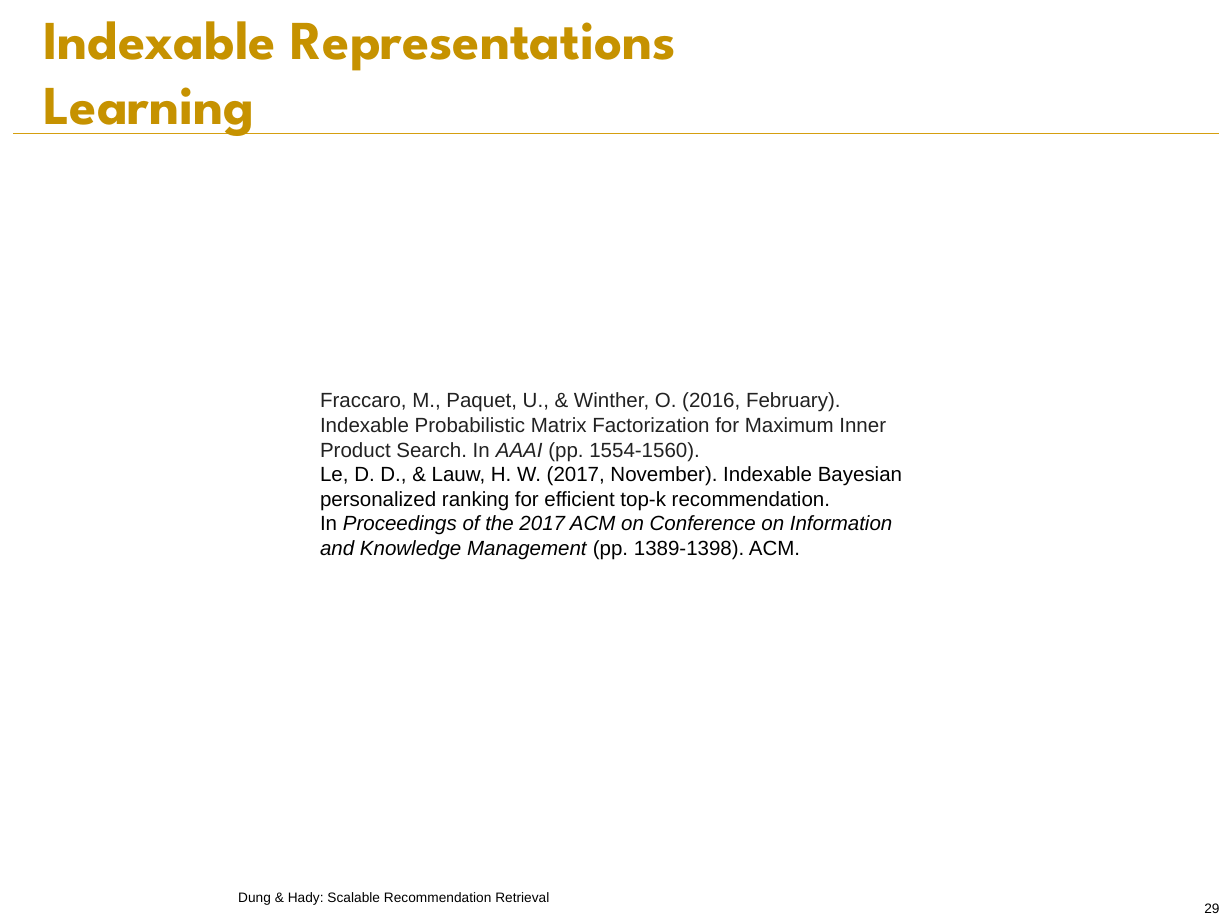
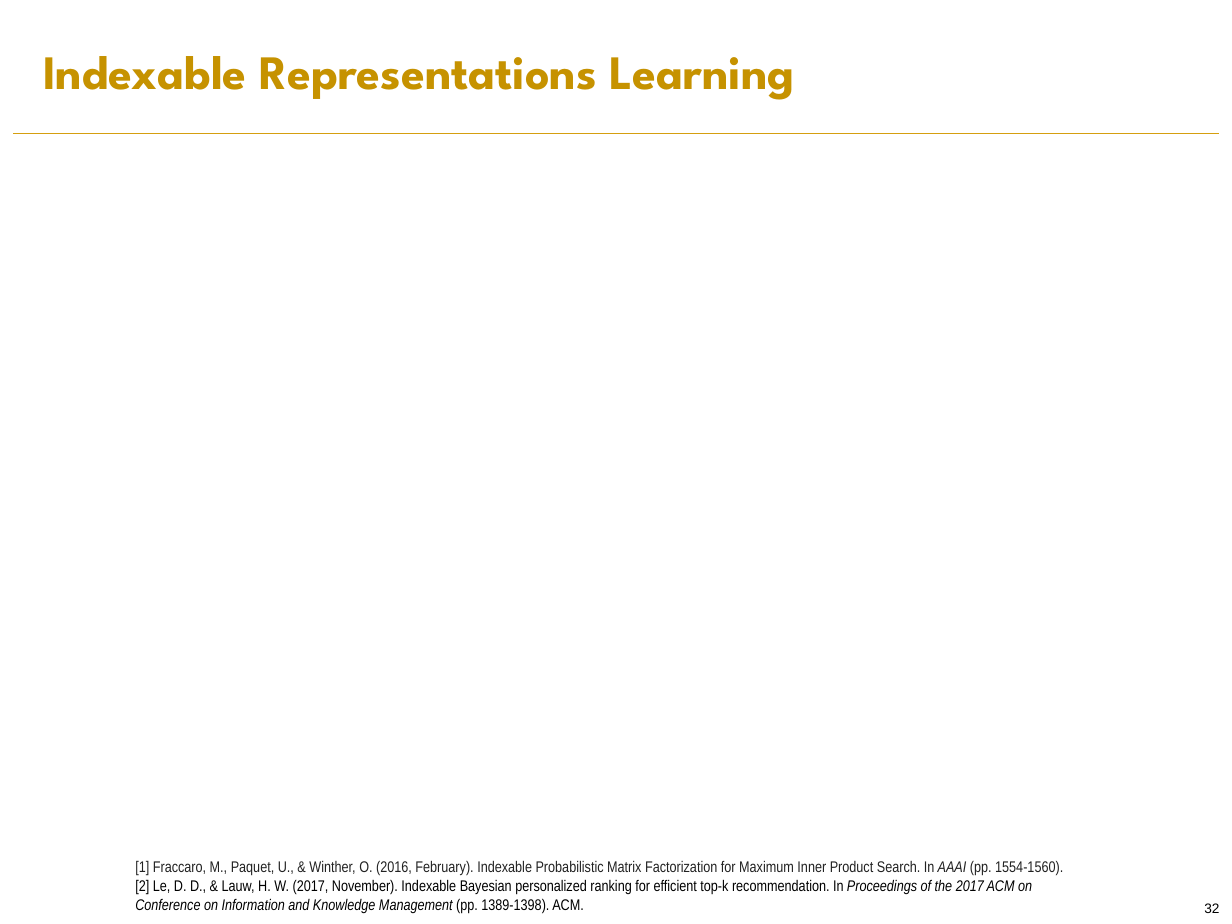
Before and after one commit to PreferredAI/recommendation-retrieval, a slide deck: slide 32 of slides/aaai19-tutorial.pptx (slide 29 before the commit). Drawn at 1232x924 pixels with LibreOffice and Linux fonts; fonts in the diff are those of the drawing; background and template pictures are left out. Boxes give left, top, right and bottom in pixels: in the first picture for what was removed or moved away, otherwise in the second. Text is boxed around its words. In the diff, an @@ line names an element or a change of style, - is before the commit and + after.

```diff
--- a/slides/aaai19-tutorial.pptx
+++ b/slides/aaai19-tutorial.pptx
@@ text "Indexable Representations Learning": place and size @@
-text "Indexable Representations Learning" at [43, 21, 676, 136]
+text "Indexable Representations Learning" at [43, 56, 794, 100]
@@ text "Indexable Representations Learning" at [43, 56, 794, 100]: size 32 to 28 pt @@
@@ text at [135, 860, 1063, 913]: text changed; size 12 to 9 pt; font Arial to Arial Narrow @@
-Fraccaro, M., Paquet, U., & Winther, O. (2016, February). Indexable Probabilistic Matrix Factorization for Maximum Inner Product Search. In AAAI (pp. 1554-1560).
-Le, D. D., & Lauw, H. W. (2017, November). Indexable Bayesian personalized ranking for efficient top-k recommendation. In Proceedings of the 2017 ACM on Conference on Information and Knowledge Management (pp. 1389-1398). ACM.
+[1] Fraccaro, M., Paquet, U., & Winther, O. (2016, February). Indexable Probabilistic Matrix Factorization for Maximum Inner Product Search. In AAAI (pp. 1554-1560).
+[2] Le, D. D., & Lauw, H. W. (2017, November). Indexable Bayesian personalized ranking for efficient top-k recommendation. In Proceedings of the 2017 ACM on Conference on Information and Knowledge Management (pp. 1389-1398). ACM.
@@ text removed at [238, 892, 549, 905] @@
-Dung & Hady: Scalable Recommendation Retrieval
@@ page number at [1204, 903, 1219, 913]: text changed @@
-29
+32
```
Also in this commit, not shown: 24 other slides changed, 4 slides added, 2 slides removed.
